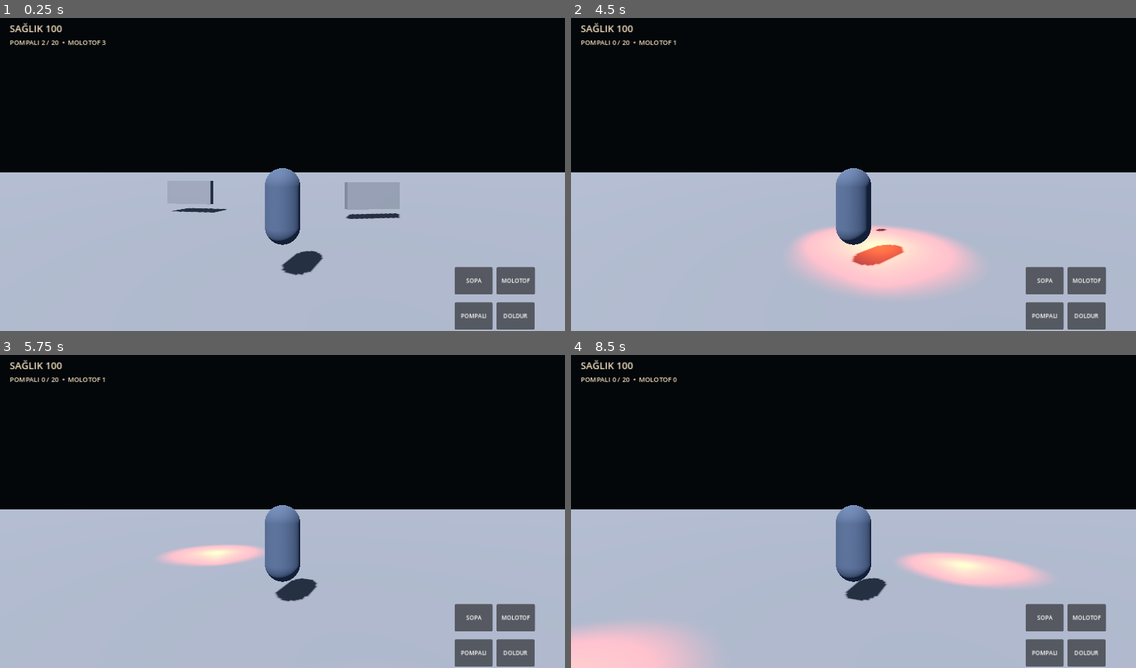
Above: before the commit, frames 1-4 (two rows, left to right).
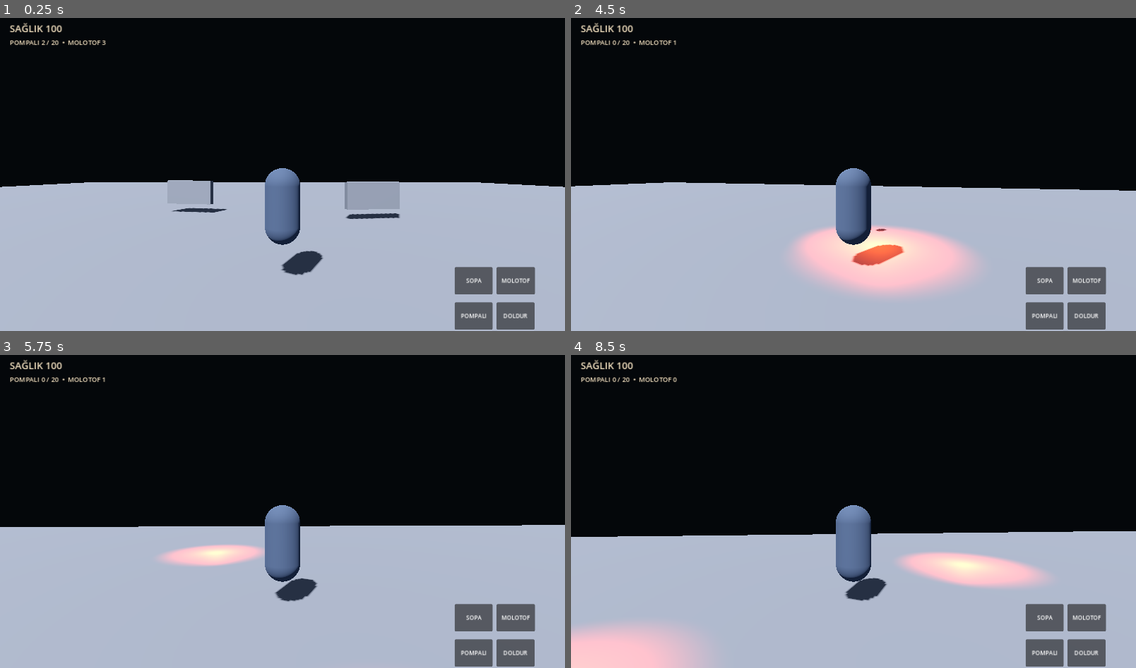
Above: after the commit, the same moments.

Repository: FatihKoc81/RESET-NIGHT
Game: Godot game, scene res://scenes/Main.tscn
Same seed, same stepped clock (60 frames per second), same inputs: the game is played once before the commit and once after it.
Inputs (mouse positions are in pixels of both pictures, inside the frame that each line leads up to):
- Up to frame 1 (0.25 s): no input
- Up to frame 2 (4.5 s): move the mouse to (881, 171) at 0.52 s; hold W (move_forward) from 0.53 s (still down); tap one key every 0.75 s from 0.6 s: Space (attack) F (fire_shotgun) Q (throw_molotov) Space (attack) F (fire_shotgun) Q (throw_molotov); move the mouse to (825, 174) at 1.27 s; move the mouse to (864, 168) at 2.02 s; move the mouse to (847, 177) at 2.77 s; move the mouse to (893, 177) at 3.52 s; move the mouse to (808, 168) at 4.27 s
- Up to frame 3 (5.75 s): keep holding W (move_forward); move the mouse to (288, 508) at 5.02 s; tap Space (attack) at 5.1 s
- Up to frame 4 (8.5 s): move the mouse to (830, 502) at 5.77 s; release W (move_forward) at 5.78 s; hold D (move_right) 5.78-6.53 s; tap one key every 0.75 s from 5.85 s: F (fire_shotgun) Q (throw_molotov) Space (attack) F (fire_shotgun); move the mouse to (881, 508) at 6.52 s; hold W (move_forward) from 6.53 s (still down); move the mouse to (825, 511) at 7.27 s; move the mouse to (864, 505) at 8.02 s

The runs differ from the first frame. In frame 1, 3.2% of the frame differs, in the area x 0-100%, y 49-55%; in frame 2, 4.1%; in frame 3, 5.0%; in frame 4, 7.4%, in the area x 0-100%, y 49-59%.

Commit message:
Correct Godot scene resource counts and ground dimensions

Diff:
--- a/godot/scenes/Main.tscn
+++ b/godot/scenes/Main.tscn
@@ -14,7 +14,7 @@
 tonemap_mode = 2
 
 [sub_resource type="PlaneMesh" id="GroundMesh"]
-size = Vector2(100, 100)
+size = Vector2(2, 2)
 
 [sub_resource type="BoxShape3D" id="GroundShape"]
 size = Vector3(100, 1, 100)
Not shown: 1 places in godot/scenes/Main.tscn that only renumber resources
